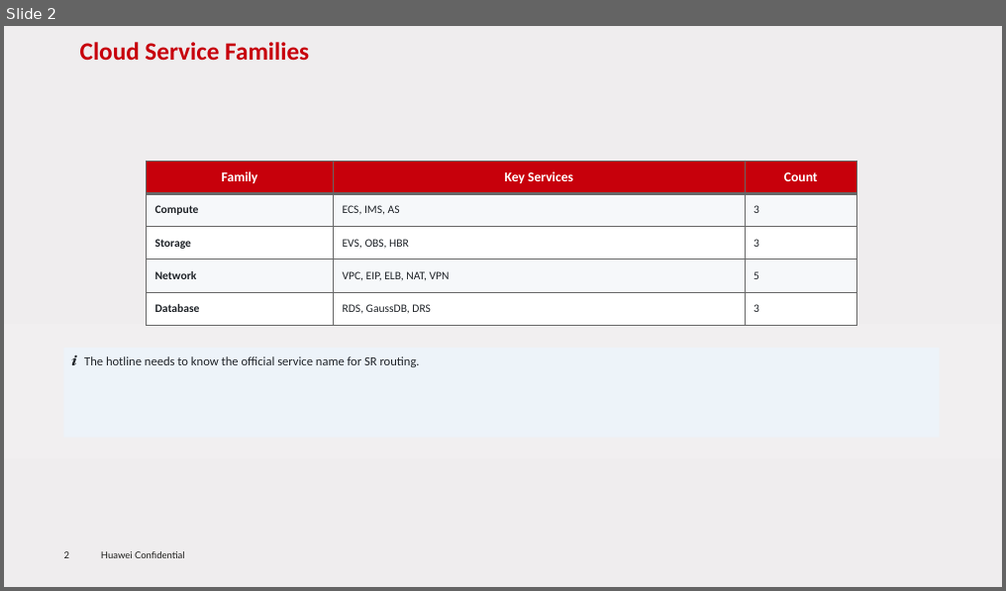
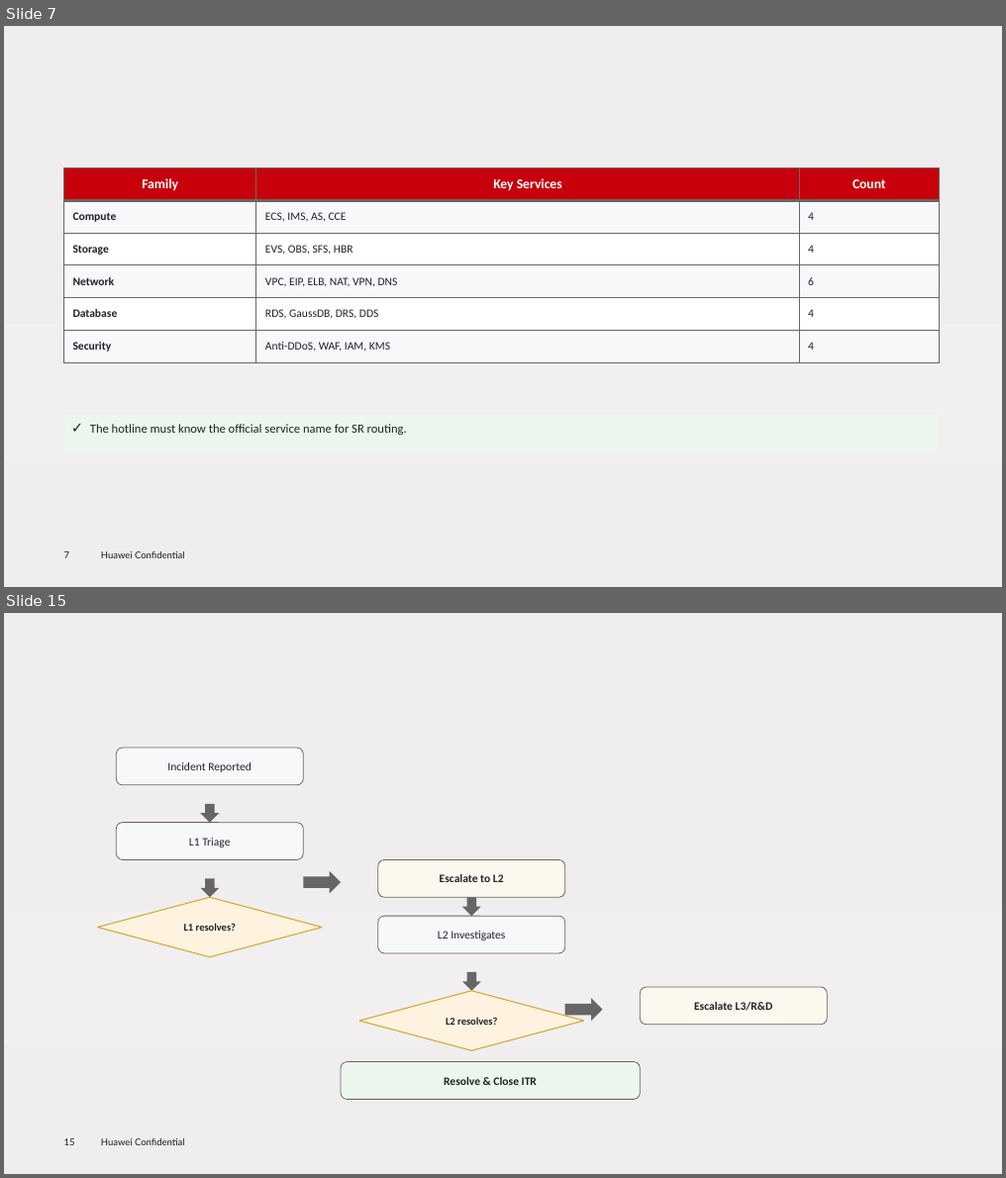
Before and after one commit to RaulMyron/Huawei-doc-templates, a slide deck: examples/ppt/en/sample-en.pptx. Shown one above the other, each under a label of ours: slide 2 before the commit, slides 7 and 15 after it; the slides between them are not shown. The pictures are 1006x591 and 1006x1178 pixels, drawn with LibreOffice and Linux fonts; fonts in the diff are those of the drawing; background and template pictures are left out. Boxes give left, top, right and bottom in pixels: in the first picture for what was removed or moved away, otherwise in the second. Text is boxed around its words. In the diff, an @@ line names an element or a change of style, - is before the commit and + after.

Commit message:
PPT library: flowcharts, auto-size callouts, table overflow fix, title positioning
- Add flowchart helpers: flow_box, flow_arrow, flow_decision,
  flowchart_vertical, flowchart_horizontal
- Callout boxes: dynamic height based on text length, no footer overlap
- Tables: auto-calculate column widths from content, prevent overflow,
  reduce font size for many columns
- Lower content slide titles (top=0.35 instead of template default)
- Add FOOTER_Y and MAX_CONTENT_Y constants
- Increase TOP_CONTENT to 1.7 for more space below titles

```diff
--- a/examples/ppt/en/sample-en.pptx
+++ b/examples/ppt/en/sample-en.pptx
@@ slide 15 added at (4, 613, 1002, 1174), background gradient #EFEDEE to #F1EFF0 to #EFEBEC; not listed: 2 template elements that a slide beside it also shows @@
@@ rounded rectangle added at (116, 748, 303, 785), fill #F6F8FA, outline #666666 0.75 pt, 11 pt, text #1F2328 @@
+Incident Reported
@@ down arrow added at (200, 804, 219, 823), fill #666666 @@
@@ rounded rectangle added at (116, 823, 303, 860), fill #F6F8FA, outline #666666 0.75 pt, 11 pt, text #1F2328 @@
+L1 Triage
@@ down arrow added at (200, 878, 219, 897), fill #666666 @@
@@ right arrow added at (303, 871, 341, 893), fill #666666 @@
@@ rounded rectangle added at (378, 860, 565, 897), fill #FDF8EE, outline #666666 0.75 pt, 11 pt, text #1F2328, bold @@
+Escalate to L2
@@ diamond added at (97, 897, 322, 958), fill #FFF3E0, outline #D4A72C 1 pt, 10 pt, text #1F2328, bold @@
+L1 resolves?
@@ down arrow added at (461, 897, 480, 916), fill #666666 @@
@@ rounded rectangle added at (378, 916, 565, 954), fill #F6F8FA, outline #666666 0.75 pt, 11 pt, text #1F2328 @@
+L2 Investigates
@@ diamond added at (359, 991, 584, 1051), fill #FFF3E0, outline #D4A72C 1 pt, 10 pt, text #1F2328, bold @@
+L2 resolves?
@@ down arrow added at (461, 972, 480, 991), fill #666666 @@
@@ right arrow added at (565, 998, 602, 1021), fill #666666 @@
@@ rounded rectangle added at (640, 987, 827, 1025), fill #FDF8EE, outline #666666 0.75 pt, 11 pt, text #1F2328, bold @@
+Escalate L3/R&D
@@ rounded rectangle added at (341, 1061, 640, 1099), fill #EDF6ED, outline #666666 0.75 pt, 11 pt, text #1F2328, bold @@
+Resolve & Close ITR
@@ what was slide 2 is now slide 7 @@
@@ slide 7 changed as well @@
@@ title removed at (80, 42, 309, 60) @@
-Cloud Service Families
@@ table at (63, 169, 939, 363) @@
-row 2: Compute | ECS, IMS, AS | 3
-row 3: Storage | EVS, OBS, HBR | 3
-row 4: Network | VPC, EIP, ELB, NAT, VPN | 5
-row 5: Database | RDS, GaussDB, DRS | 3
+row 2: Compute | ECS, IMS, AS, CCE | 4
+row 3: Storage | EVS, OBS, SFS, HBR | 4
+row 4: Network | VPC, EIP, ELB, NAT, VPN, DNS | 6
+row 5: Database | RDS, GaussDB, DRS, DDS | 4
+row 6: Security | Anti-DDoS, WAF, IAM, KMS | 4
@@ table: place and size @@
-table at (147, 161, 856, 325)
+table at (63, 169, 939, 363)
@@ text at (90, 424, 407, 435): text changed @@
-ℹ The hotline needs to know the official service name for SR routing.
+✓ The hotline must know the official service name for SR routing.
@@ page number at (64, 552, 69, 559): text changed @@
-2
+7
```
Also in this commit, not shown: 1 other slide changed, 21 other slides added, 1 slide removed, 7 other files.
